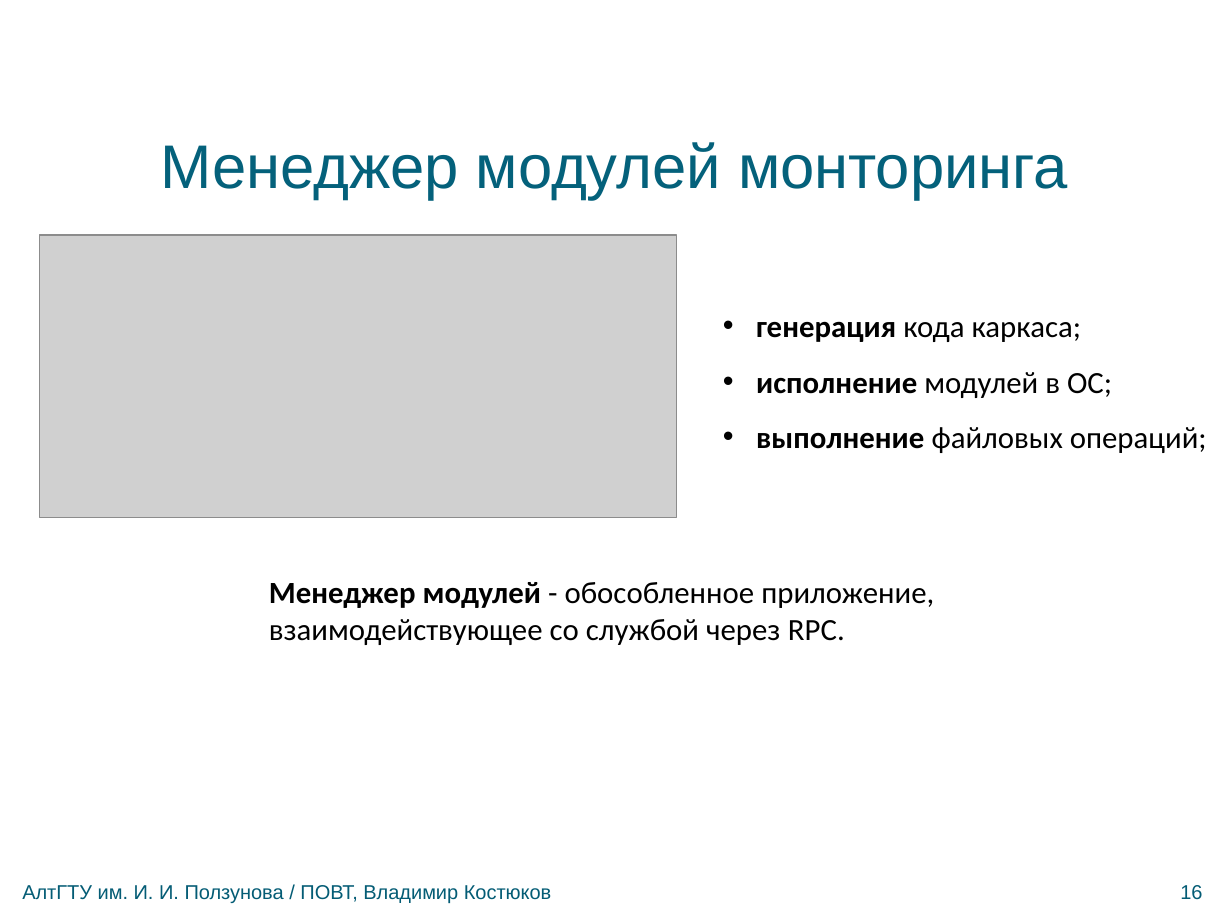
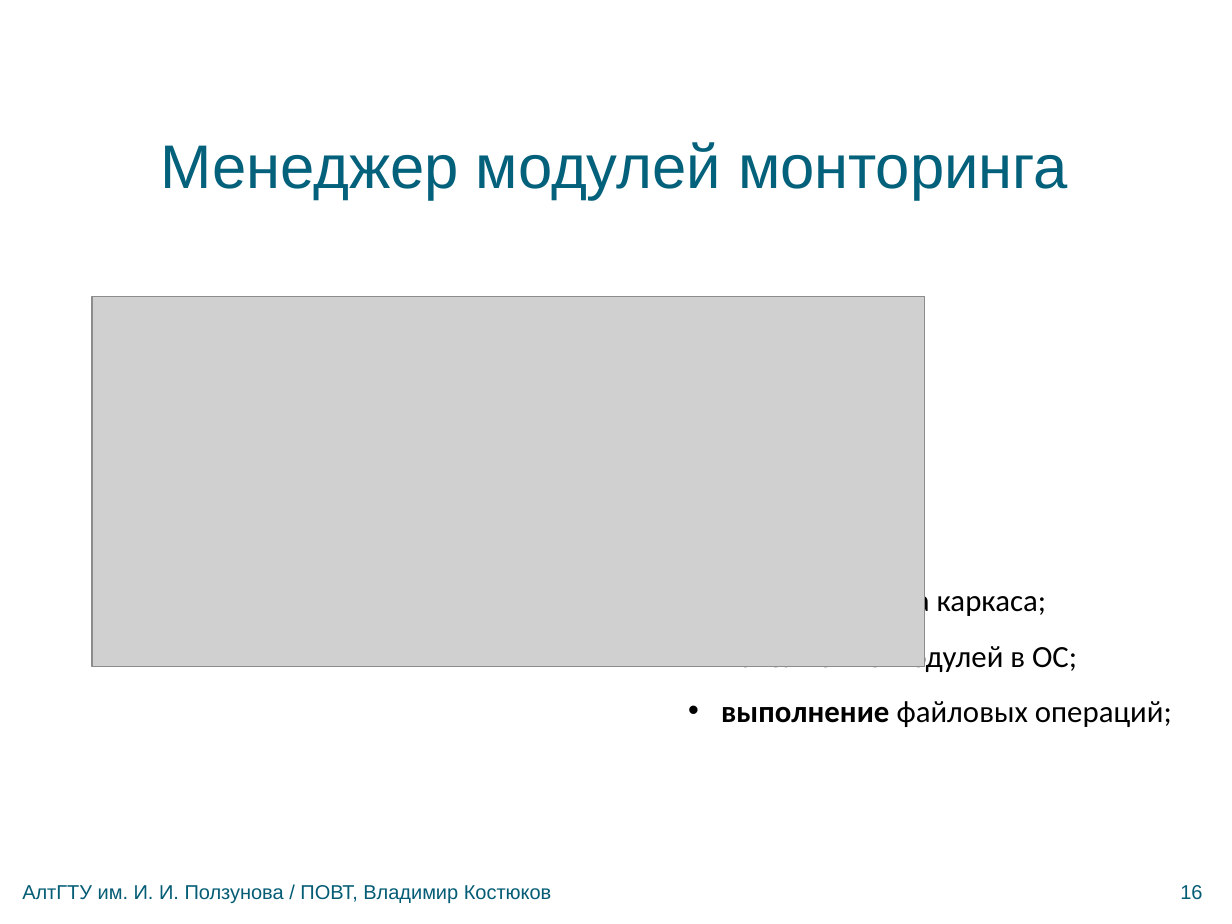
Before and after one commit to bluerain/snoopy, a slide deck: slide 16 of diploma/trunk/ppt/kostyukov.pptx. Drawn at 1232x924 pixels with LibreOffice and Linux fonts; fonts in the diff are those of the drawing; grey boxes stand for pictures; background and template pictures are left out. Boxes give left, top, right and bottom in pixels: in the first picture for what was removed or moved away, otherwise in the second. Text is boxed around its words. In the diff, an @@ line names an element or a change of style, - is before the commit and + after.

```diff
--- a/diploma/trunk/ppt/kostyukov.pptx
+++ b/diploma/trunk/ppt/kostyukov.pptx
@@ picture removed at <box>40,235,676,518</box> @@
@@ picture added at <box>92,296,925,666</box> @@
@@ text removed at <box>269,582,934,645</box> @@
-Менеджер модулей - обособленное приложение, взаимодействующее со службой через RPC.
@@ text "генерация кода каркаса;" rewrapped from <box>756,321,1207,453</box> to <box>721,585,1172,727</box> @@
```
Also in this commit, not shown: 7 other slides changed, 3 other files.
